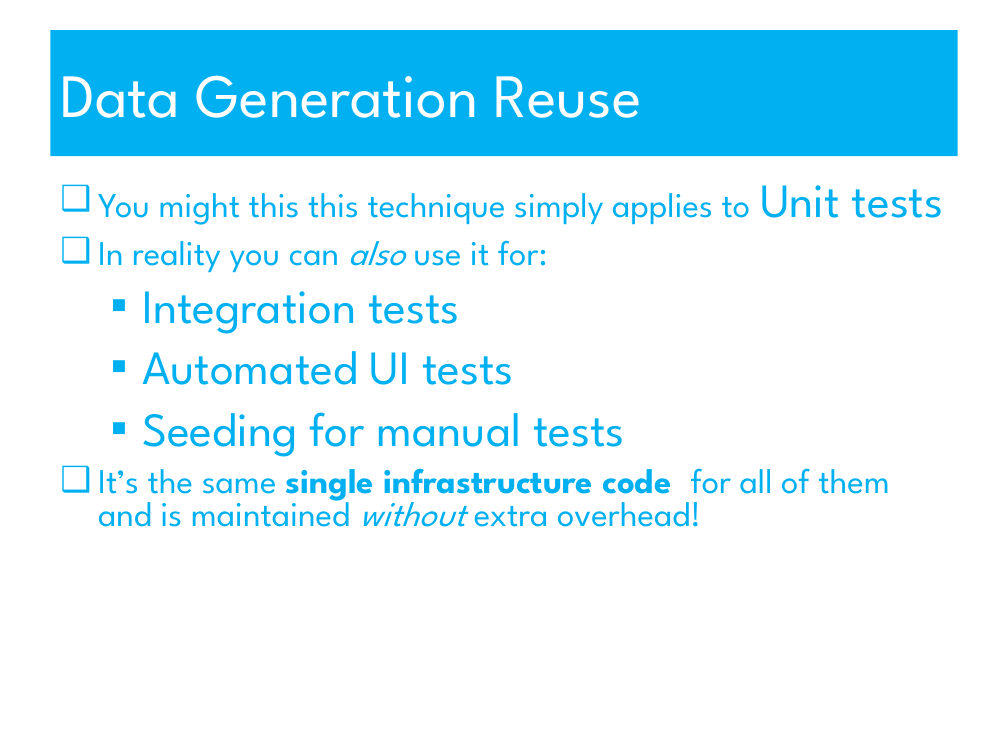
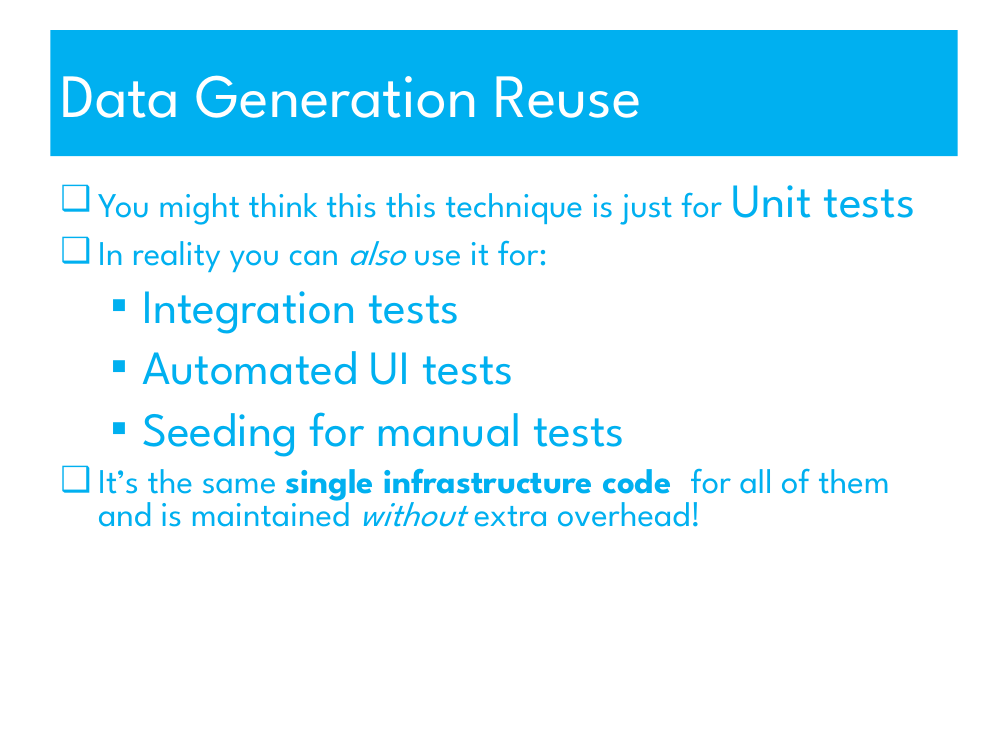
Before and after one commit to robdmoore/TestDataSustainabilityPresentation, a slide deck: slide 15 of Presentation.ppt. Drawn at 1008x756 pixels with LibreOffice and Linux fonts; fonts in the diff are those of the drawing. Boxes give left, top, right and bottom in pixels: in the first picture for what was removed or moved away, otherwise in the second. Text is boxed around its words. In the diff, an @@ line names an element or a change of style, - is before the commit and + after.

```diff
--- a/Presentation.ppt
+++ b/Presentation.ppt
@@ text at (98,185,915,225): text changed @@
-❑ You might this this technique simply applies to Unit tests
+❑ You might think this this technique is just for Unit tests
```
Also in this commit, not shown: 2 other slides changed, 1 other file.
